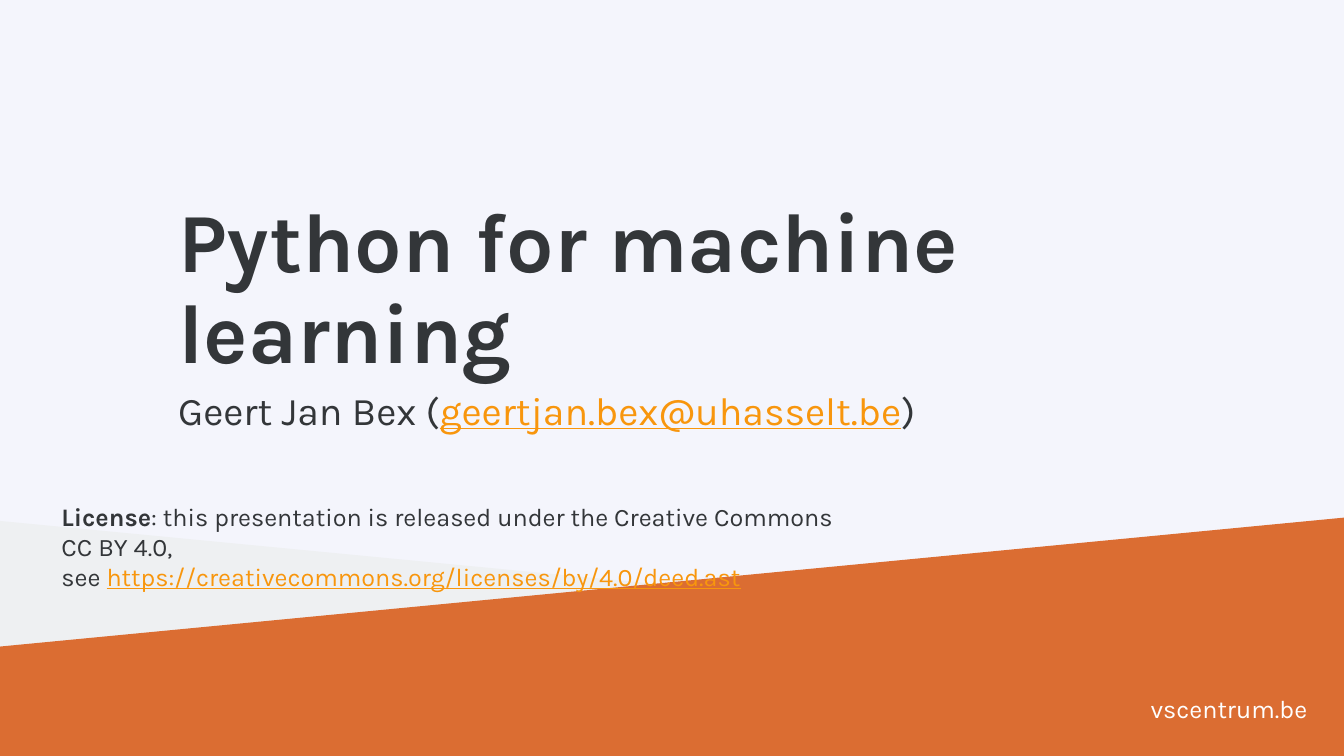
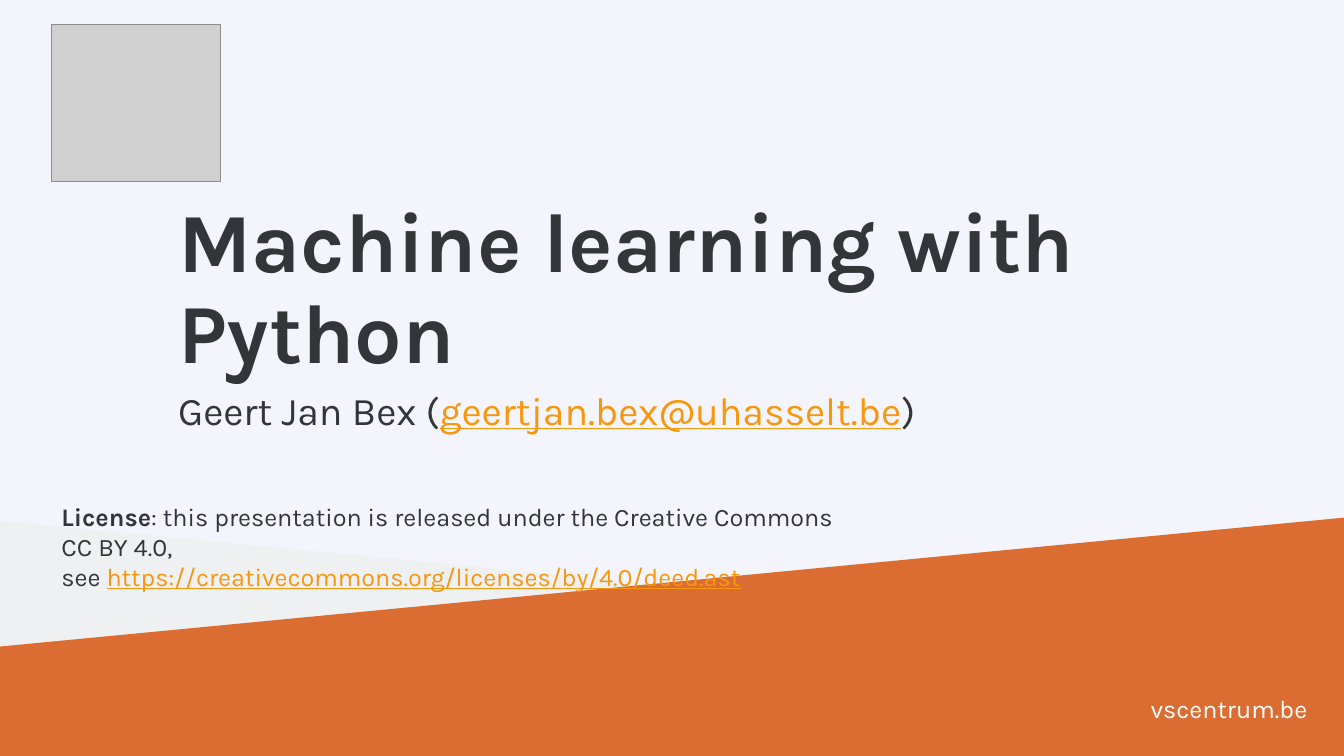
Before and after one commit to gjbex/Machine-learning-with-Python, a slide deck: slide 1 of python_for_machine_learning.pptx. Drawn at 1344x756 pixels with LibreOffice and Linux fonts; fonts in the diff are those of the drawing; grey boxes stand for pictures; background and template pictures are left out. Boxes give left, top, right and bottom in pixels: in the first picture for what was removed or moved away, otherwise in the second. Text is boxed around its words. In the diff, an @@ line names an element or a change of style, - is before the commit and + after.

Commit message:
Change title slide
* Change training name
* Add EuroCC logo
* Change QR code and bit.ly link

```diff
--- a/python_for_machine_learning.pptx
+++ b/python_for_machine_learning.pptx
@@ picture added at box(51, 25, 221, 182) @@
@@ title at box(178, 212, 1075, 383): text changed @@
-Python for machine learning
+Machine learning with Python
```
Also in this commit, not shown: 2 other slides changed.
